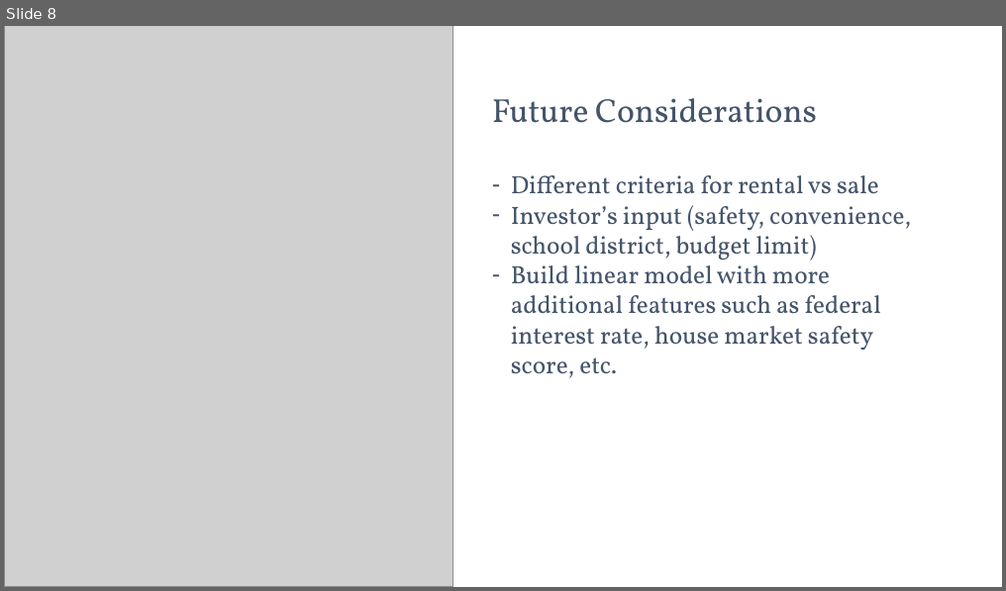
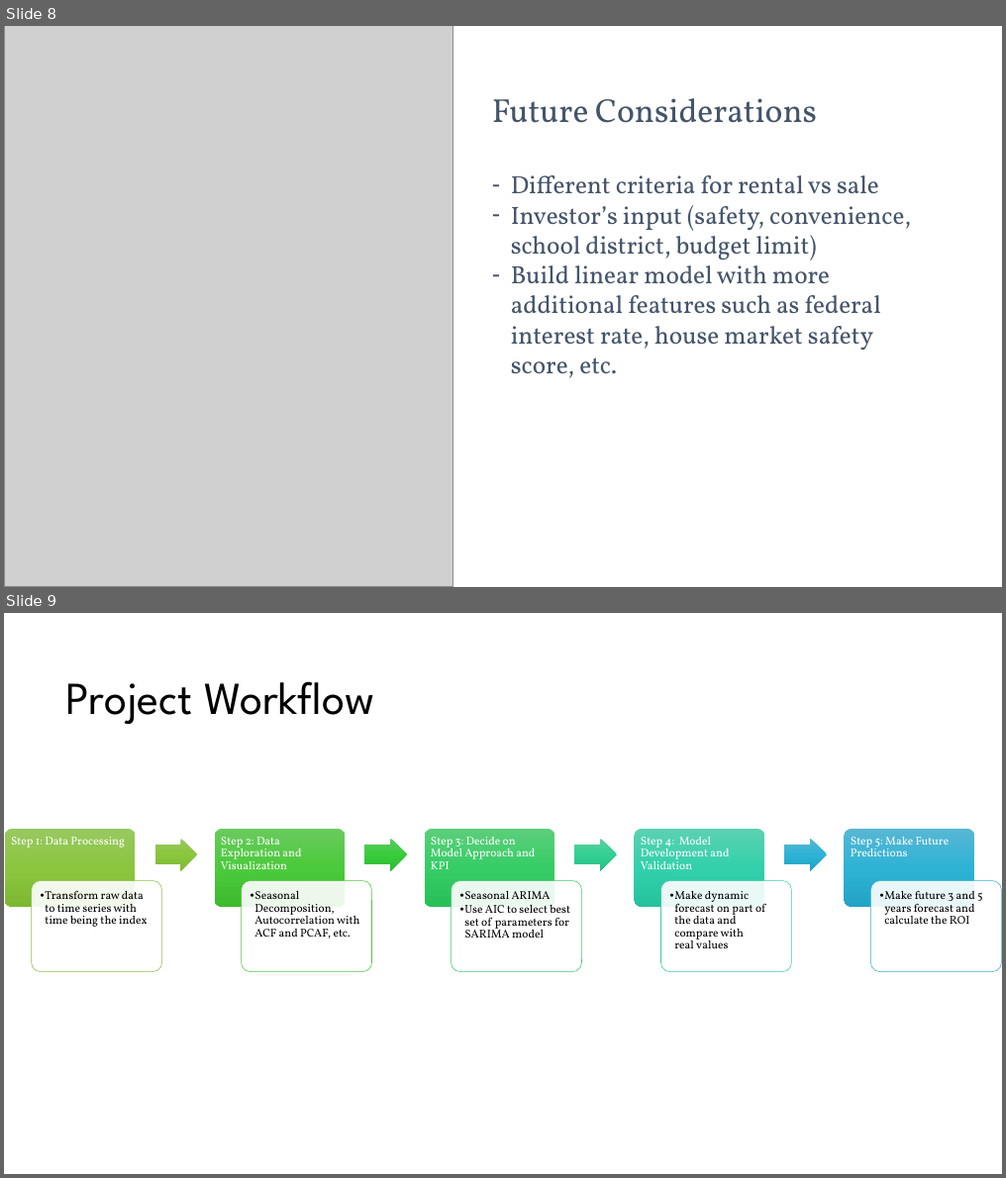
Before and after one commit to bonniema/House-Price-Prediction-with-Time-Series, a slide deck: Brooklyn_House_Price_Time_Series.pptx. Shown one above the other, each under a label of ours: slide 8 before the commit, slides 8 and 9 after it. The pictures are 1006x591 and 1006x1178 pixels, drawn with LibreOffice and Linux fonts; fonts in the diff are those of the drawing; grey boxes stand for pictures. Boxes give left, top, right and bottom in pixels: in the first picture for what was removed or moved away, otherwise in the second. Text is boxed around its words. In the diff, an @@ line names an element or a change of style, - is before the commit and + after.

Commit message:
final model

```diff
--- a/Brooklyn_House_Price_Time_Series.pptx
+++ b/Brooklyn_House_Price_Time_Series.pptx
@@ slide 9 added at <box>4,613,1002,1174</box>, background #FFFFFF @@
@@ title added at <box>66,681,374,724</box>, 44 pt, text #000000 @@
+Project Workflow
@@ group added at <box>5,829,1002,972</box>: 10 rounded rectangles, 10 texts, 4 right arrows @@
+Step 1: Data Processing
+  • Transform raw data to time series with time being the index
+Step 2: Data Exploration and Visualization
+  • Seasonal Decomposition, Autocorrelation with ACF and PCAF, etc.
+Step 3: Decide on Model Approach and KPI
+  • Seasonal ARIMA
+  • Use AIC to select best set of parameters for SARIMA model
+Step 4: Model Development and Validation
+  • Make dynamic forecast on part of the data and compare with real values
+Step 5: Make Future Predictions
+  • Make future 3 and 5 years forecast and calculate the ROI
```
Also in this commit, not shown: 6 other files.
